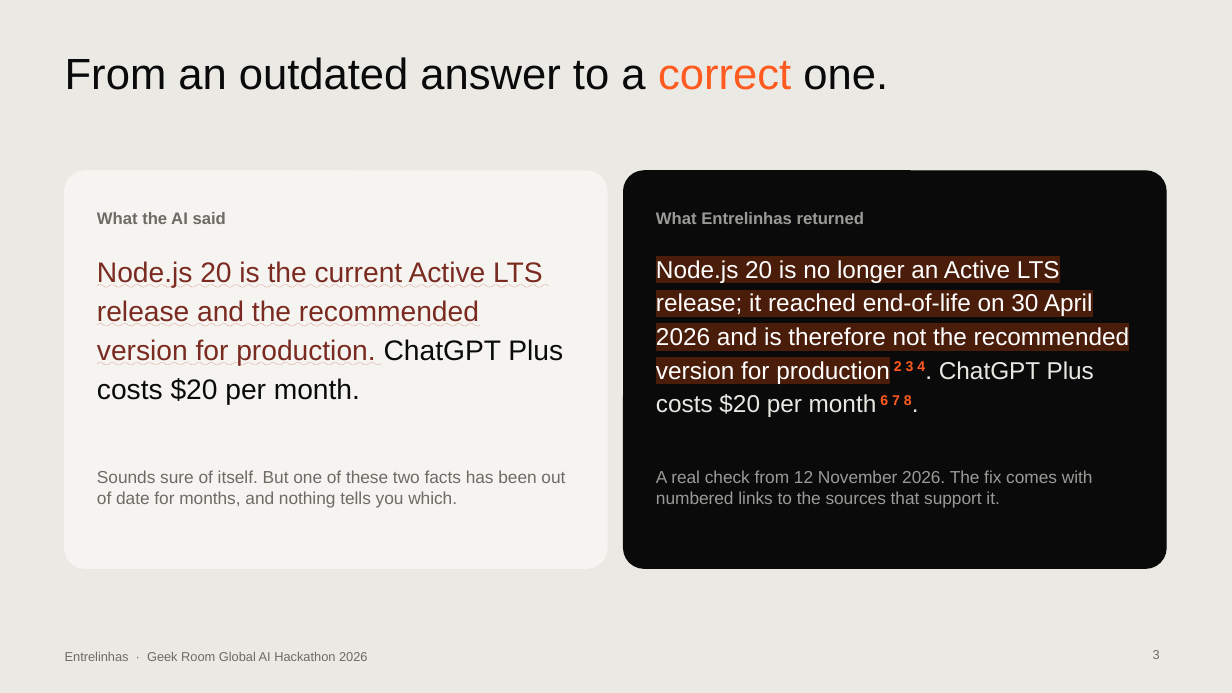
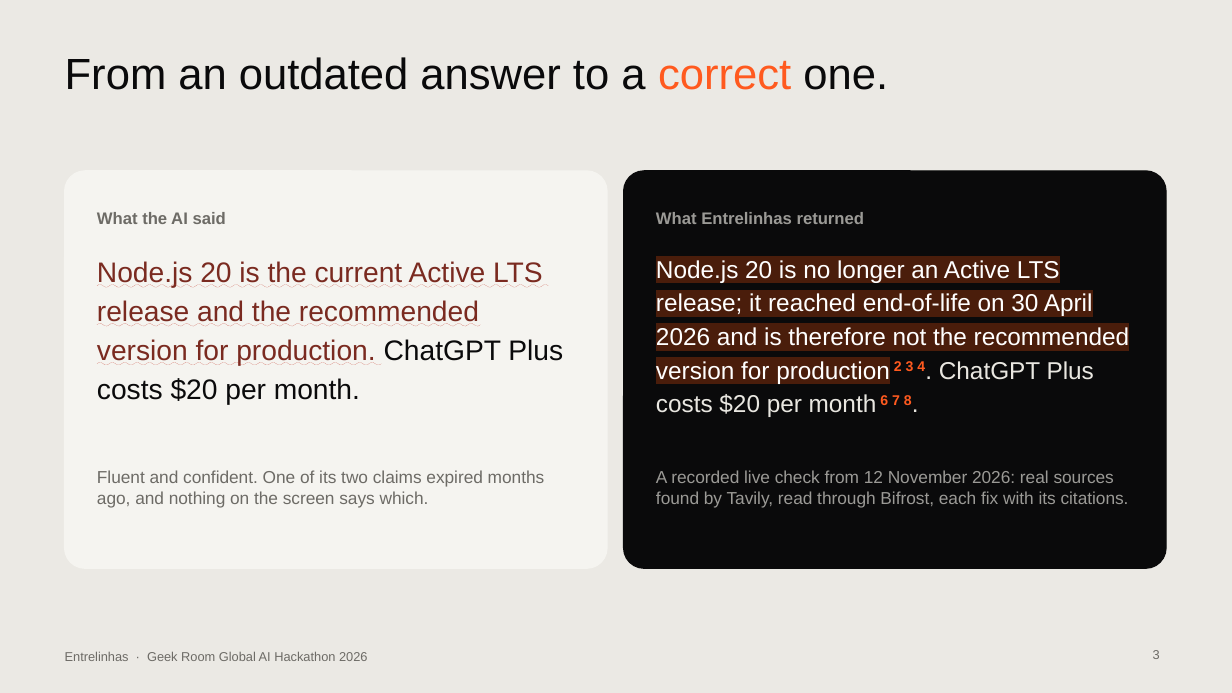
Before and after one commit to contatoalicecandido-lab/entrelinhas, a slide deck: slide 3 of submission/Entrelinhas_Pitch_Deck.pptx. Drawn at 1232x693 pixels with LibreOffice and Linux fonts; fonts in the diff are those of the drawing. Boxes give left, top, right and bottom in pixels: in the first picture for what was removed or moved away, otherwise in the second. Text is boxed around its words. In the diff, an @@ line names an element or a change of style, - is before the commit and + after.

```diff
--- a/submission/Entrelinhas_Pitch_Deck.pptx
+++ b/submission/Entrelinhas_Pitch_Deck.pptx
@@ text at <box>97,470,545,508</box>: text changed @@
-Sounds sure of itself. But one of these two facts has been out of date for months, and nothing tells you which.
+Fluent and confident. One of its two claims expired months ago, and nothing on the screen says which.
@@ text at <box>656,470,1129,508</box>: text changed @@
-A real check from 12 November 2026. The fix comes with numbered links to the sources that support it.
+A recorded live check from 12 November 2026: real sources found by Tavily, read through Bifrost, each fix with its citations.
```
Also in this commit, not shown: 13 other slides changed, 1 slide added, 1 slide removed, 2 other files.
